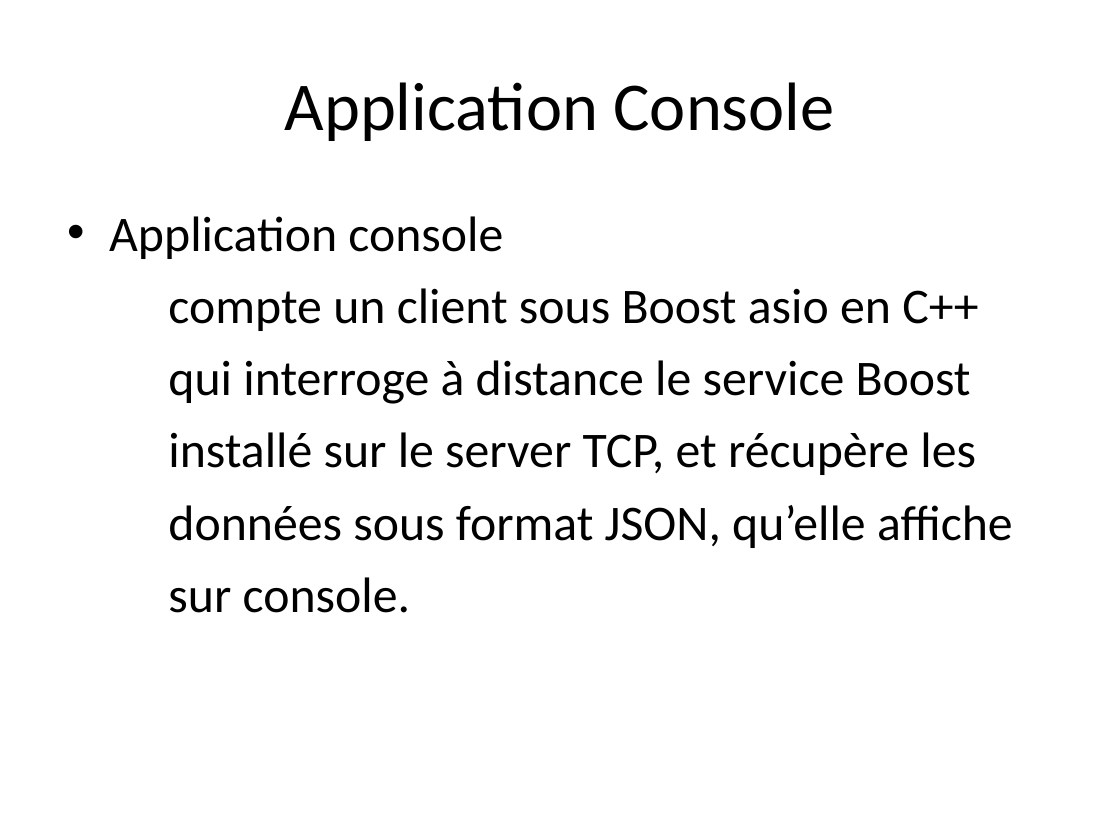
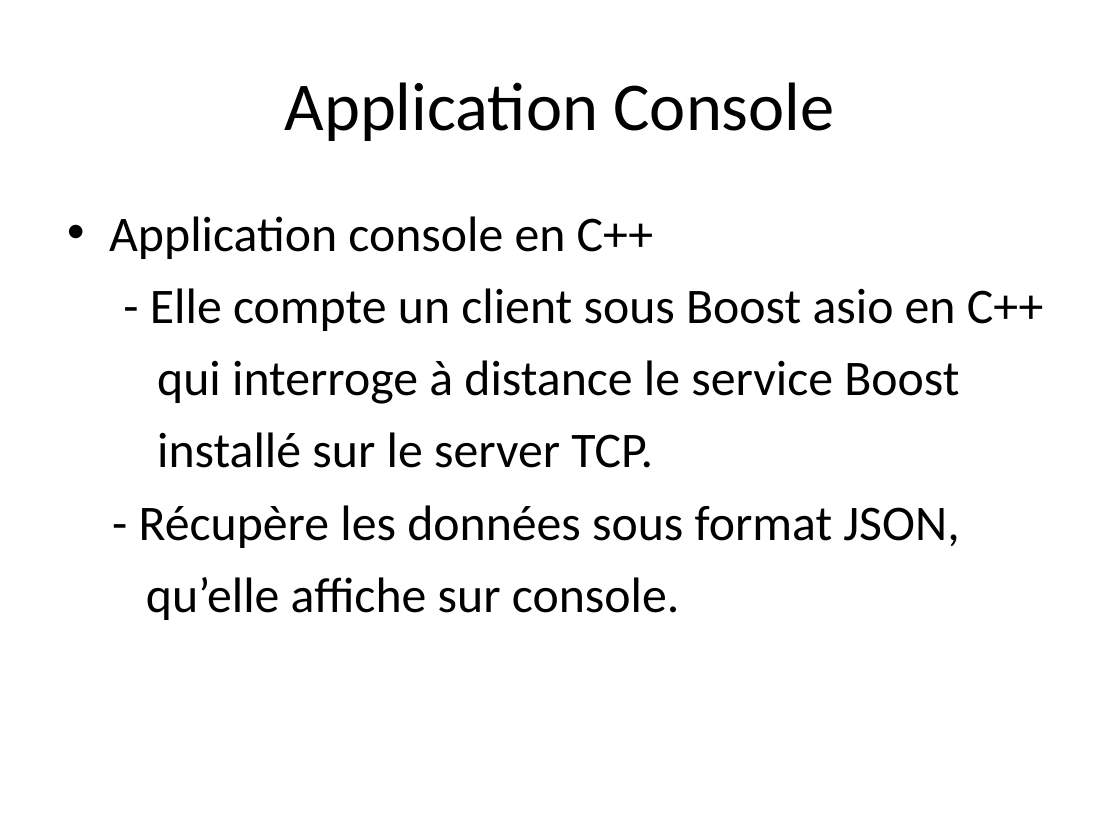
Before and after one commit to Krs-ceri/RaspberryPi, a slide deck: slide 10 of Presentation.odp. Drawn at 1120x840 pixels with LibreOffice and Linux fonts; fonts in the diff are those of the drawing. Boxes give left, top, right and bottom in pixels: in the first picture for what was removed or moved away, otherwise in the second. Text is boxed around its words. In the diff, an @@ line names an element or a change of style, - is before the commit and + after.

Commit message:
add

```diff
--- a/Presentation.odp
+++ b/Presentation.odp
@@ text at (109, 216, 1043, 331): text changed @@
-• Application console
-compte un client sous Boost asio en C++
+• Application console en C++
+- Elle compte un client sous Boost asio en C++
@@ text at (139, 432, 959, 620): text changed @@
-installé sur le server TCP, et récupère les
-données sous format JSON, qu’elle affiche
-sur console.
+installé sur le server TCP.
+- Récupère les données sous format JSON,
+qu’elle affiche sur console.
```
Also in this commit, not shown: 3 other slides changed.
